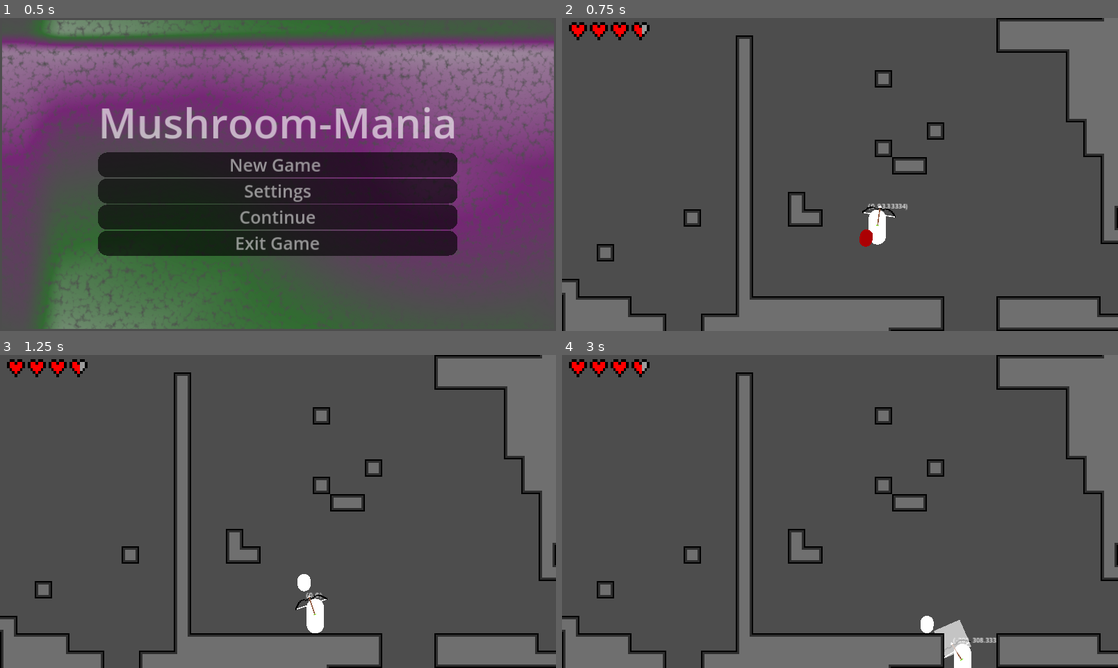
Above: before the commit, frames 1-4 (two rows, left to right).
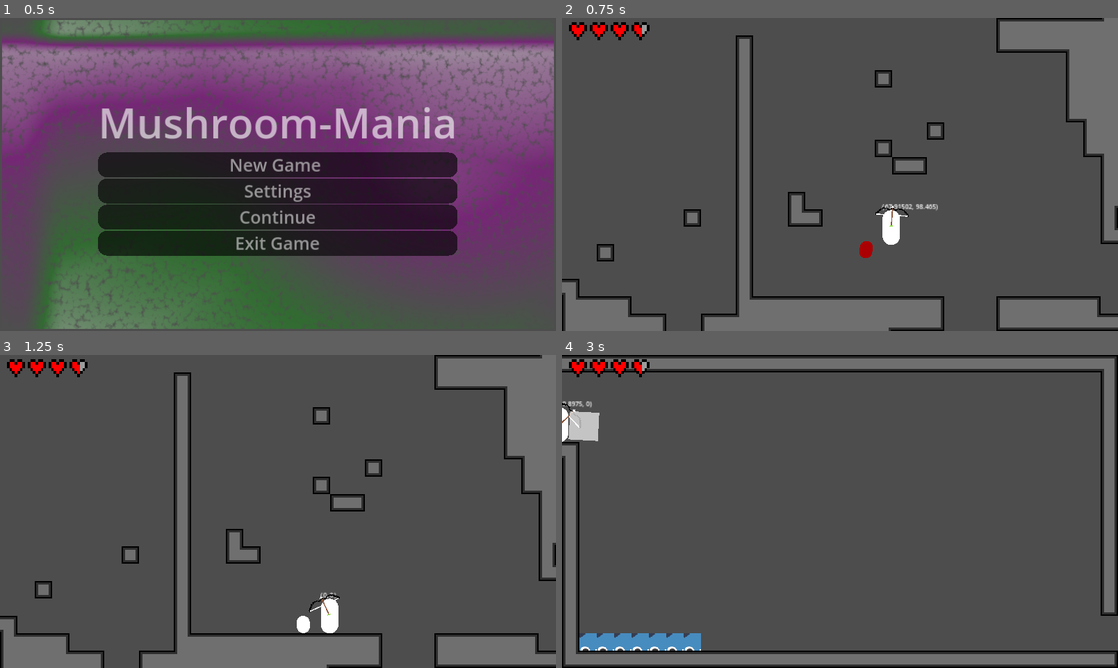
Above: after the commit, the same moments.

Repository: olvior/mushroom-mania
Game: Godot game, scene res://GUI/mainmenu/main_menu.tscn
Same seed, same stepped clock (60 frames per second), same inputs: the game is played once before the commit and once after it.
Inputs (mouse positions are in pixels of both pictures, inside the frame that each line leads up to):
- Up to frame 1 (0.5 s): no input
- Up to frame 2 (0.75 s): click "New Game" at 0.5 s
- Up to frame 3 (1.25 s): no input
- Up to frame 4 (3 s): move the mouse to (962, 495) at 1.27 s; hold Right (right) 1.28-2.78 s; tap X (attack) at 1.35, 2.3, 2.85 s; tap Z (jump) at 1.52, 2.27 s; click (962, 495) at 1.55 s; move the mouse to (728, 527) at 2.02 s; click (728, 527) at 2.1 s; move the mouse to (895, 442) at 2.77 s; hold Left (left) from 2.78 s (still down)

Frame 1 is identical in both runs. In frame 2, 0.9% of the frame differs, in the area x 53-68%, y 59-77%; in frame 3, 0.8%; in frame 4, 22%, in the area x 0-100%, y 0-100%.

Commit message:
Edited the kb system The knockback is now 360 degrees; It is handled directly in the Hitboxcomponent; + Player melee attack kb if it hits

Diff:
--- a/components/hitboxcomponent.gd
+++ b/components/hitboxcomponent.gd
@@ -19,11 +19,45 @@
 	if animation_player:
 		animation_player.play("take_damage")
 
+func take_kb(attacker):
+	var kb_direction : Vector2
+	var kb_strength : float
+
+	if attacker is MeleeAttack or attacker is Arrow:
+		kb_direction = attacker.kb_direction
+		kb_strength = attacker.kb_strength
+
+	elif attacker.get_parent() is CharacterBody2D:
+		var diff = attacker.global_position.x - self.global_position.x
+		kb_direction = Vector2(-abs(diff) / diff, 0)
+		kb_strength = 300
+
+	else:
+		pass
+
+	kb_direction.y /= 3
+
+	if abs(kb_direction.x) > abs(kb_direction.y):
+		kb_direction.y -= abs(kb_direction.x) / 3
+		kb_direction = kb_direction.normalized()
+
+	if attacker is MeleeAttack:
+		attacker.attacker.velocity = -kb_direction * kb_strength
+		attacker.attacker.velocity.x /= 1.5
+		attacker.attacker.velocity.y *= 1.5
+
+		if attacker.attacker == Global.player:
+			attacker.attacker.on_melee_hit()
+
+	parent.velocity = kb_direction * kb_strength
 
 func _on_area_entered(area):
 	if invincibility_timer.time_left == 0:
 		var attacker
 		var damage_amount
+		var kbdir
+
+
 		if area is MeleeAttack:
 			attacker = area.attacker
 			damage_amount = area.damage
@@ -34,23 +68,21 @@
 		if attacker == self.get_parent():
 			return
 
-		self.damage(damage_amount)
+		take_kb(area)
+		damage(damage_amount)
 
-		var diff = attacker.global_position.x - self.global_position.x
-		var kbdir = -abs(diff) / diff
+		invincibility_timer.start()
 
-		print(kbdir)
-		parent.take_kb(kbdir)
-		invincibility_timer.start()
+		if parent.has_method("on_hit"):
+			parent.on_hit()
 
 
 func _on_body_entered(body):
-
 	if body is Arrow:
 		if body.attacker != self.get_parent():
-			self.damage(body.damage) # do some kb stuff next
+			take_kb(body)
+			self.damage(body.damage)
 			body.queue_free()
-
 
 	else:
 		self.damage(static_hazard_damage)
@@ -58,3 +90,6 @@
 		print(body)
 		if parent.has_method("static_damage"):
 			parent.static_damage()
+
+	if parent.has_method("on_hit"):
+		parent.on_hit()
--- a/enemies/test/enemy.gd
+++ b/enemies/test/enemy.gd
@@ -18,16 +18,14 @@
 func die():
 	self.queue_free()
 
-func take_kb(dir):
+func on_hit():
 	run_timer.stop()
 	run_cooldown_timer.start()
-	velocity.x = kb.x * dir
-	velocity.y = kb.y
 
 func _physics_process(delta):
 	var diff = abs(player.position - self.position)
 
-	velocity.y += 300 * delta
+	velocity.y += 600 * delta
 
 	if abs(velocity.x) < max_speed:
 		velocity.x += accel * direction * delta
--- a/enemies/test/enemy.tscn
+++ b/enemies/test/enemy.tscn
@@ -95,7 +95,7 @@
 
 [node name="health" parent="." node_paths=PackedStringArray("parent") instance=ExtResource("3_ddmlh")]
 parent = NodePath("..")
-max_health = 25
+max_health = 250
 
 [node name="AnimationPlayer" type="AnimationPlayer" parent="."]
 libraries = {
--- a/leveldesign/areas/test_area.tscn
+++ b/leveldesign/areas/test_area.tscn
@@ -69,7 +69,6 @@
 
 [node name="Blocker" parent="Room6/Boss spawner" node_paths=PackedStringArray("collision_shape") instance=ExtResource("6_h8s72")]
 position = Vector2(162, 55)
-collision_mask = 0
 collision_shape = NodePath("CollisionShape2D")
 
 [node name="CollisionShape2D" type="CollisionShape2D" parent="Room6/Boss spawner/Blocker"]
--- a/player/attack/arrow.gd
+++ b/player/attack/arrow.gd
@@ -7,17 +7,19 @@
 
 var damage : int
 var attacker : CharacterBody2D
-var knockback_strength : float
+var kb_strength : float
+var kb_direction : Vector2
 
-func setup(damage_local : int, attacker_local : CharacterBody2D, knockback_strength_local : float):
-	damage = damage_local
-	attacker = attacker_local
-	knockback_strength = knockback_strength_local
+func setup(damagel : int, attackerl : CharacterBody2D, kb_strengthl : float):
+	damage = damagel
+	attacker = attackerl
+	kb_strength = kb_strengthl
 
 func _physics_process(delta):
 	velocity /= 1.02
 	velocity.y += 10 * delta
 	self.rotation = velocity.angle()
+	kb_direction = velocity.normalized()
 
 	collision = move_and_collide(velocity)
 
--- a/player/attack/bow.gd
+++ b/player/attack/bow.gd
@@ -48,7 +48,7 @@
 	var new_arrow : Arrow = arrow_scene.instantiate()
 	new_arrow.velocity = diff.normalized() * 30
 	new_arrow.rotation = diff.angle()
-	new_arrow.position = self.get_global_position() + Vector2(cos(diff.angle()), sin(diff.angle())) * 48
+	new_arrow.position = self.get_global_position() + diff.normalized() * 48
 
 	new_arrow.setup(5, self.get_parent(), 100)
 
--- a/player/attack/player_attack.gd
+++ b/player/attack/player_attack.gd
@@ -6,7 +6,8 @@
 var collision_shape : CollisionShape2D
 var attacker : CharacterBody2D
 var time_left : float
-var knockback_strength : Vector2
+var kb_strength : float
+var kb_direction : Vector2
 
 func _physics_process(delta):
 	if time_left > 0:
--- a/player/player.gd
+++ b/player/player.gd
@@ -58,8 +58,8 @@
 
 # melee attack
 var melee_damage : int = 5
-var kb = Vector2i(100, -100)
 var last_direction = direction
+
 @onready var attack_cooldown : Timer = get_node("Attack cooldown")
 
 # bow
@@ -225,7 +225,6 @@
 		else:
 			create_attack()
 			attack_cooldown.start()
-			bow.reset_cooldown()
 
 	#basic tests
 
@@ -298,7 +297,6 @@
 	if area is Room:
 		camera.set_limits(area)
 
-
 	elif area is AreaExit:
 		print("bbb")
 		Global.change_area(area)
@@ -312,17 +310,20 @@
 func static_damage():
 	spawn_detector.go_to_pos()
 
-func take_kb(dir):
-	self.velocity = Vector2i(kb.x * dir, kb.y)
 
 func create_attack():
 	var new_attack : MeleeAttack = attack_scene.instantiate()
+	var diff = get_global_mouse_position() - self.get_global_position()
 
 	new_attack.damage = melee_damage
 	new_attack.time_left = 0.1
 	new_attack.attacker = self
-
-	var diff = get_global_mouse_position() - self.get_global_position()
+	new_attack.kb_strength = 300
+	new_attack.kb_direction = diff.normalized()
+
 	new_attack.rotation = diff.angle()
 
 	self.add_child(new_attack)
+
+func on_melee_hit():
+	bow.reset_cooldown()
